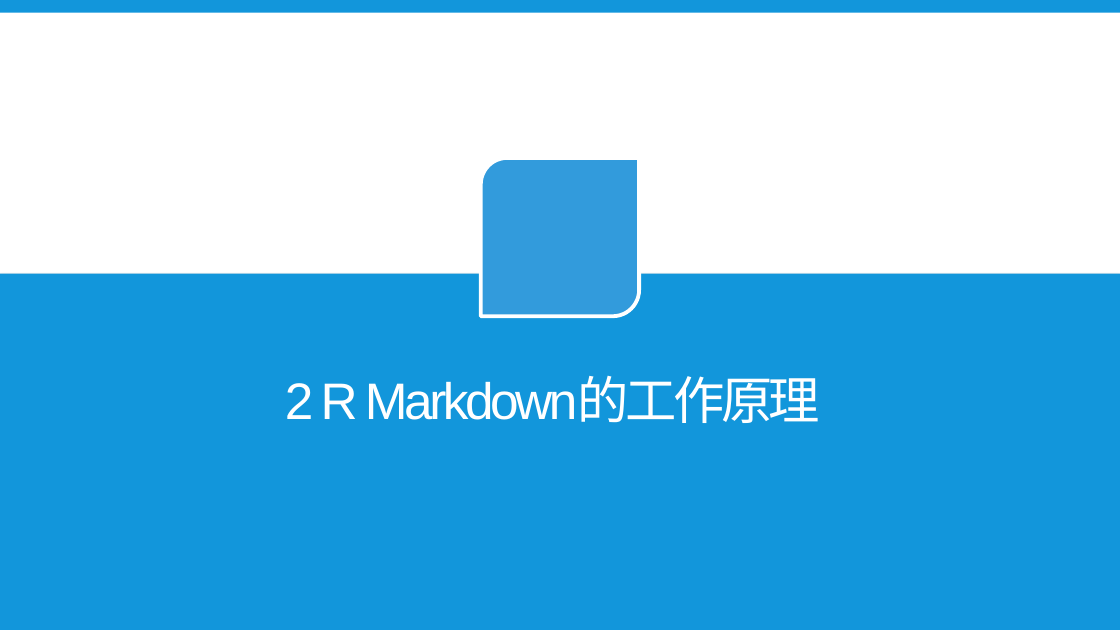
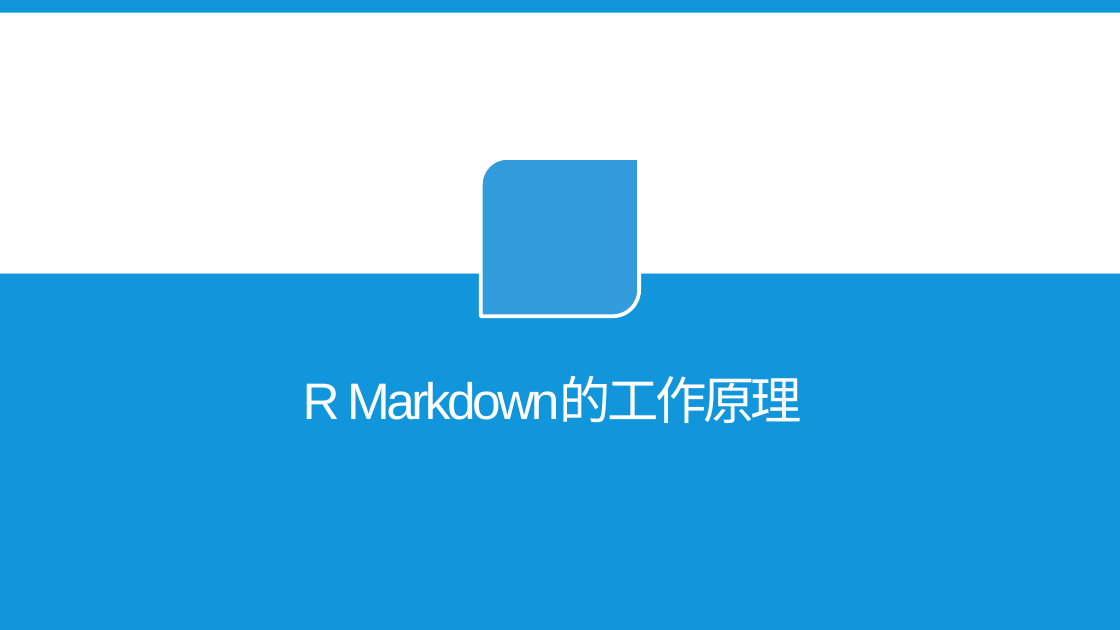
Before and after one commit to hao203/rmd_china, a slide deck: slide 6 of slides/01.History&Works/01-History-Works.pptx. Drawn at 1120x630 pixels with LibreOffice and Linux fonts; fonts in the diff are those of the drawing; background and template pictures are left out. Boxes give left, top, right and bottom in pixels: in the first picture for what was removed or moved away, otherwise in the second. Text is boxed around its words. In the diff, an @@ line names an element or a change of style, - is before the commit and + after.

```diff
--- a/slides/01.History&Works/01-History-Works.pptx
+++ b/slides/01.History&Works/01-History-Works.pptx
@@ title at (303,378,802,423): text changed @@
-2 R Markdown的工作原理
+R Markdown的工作原理
```
Also in this commit, not shown: 7 other slides changed, 1 slide added, 1 slide removed, 2 other files.
